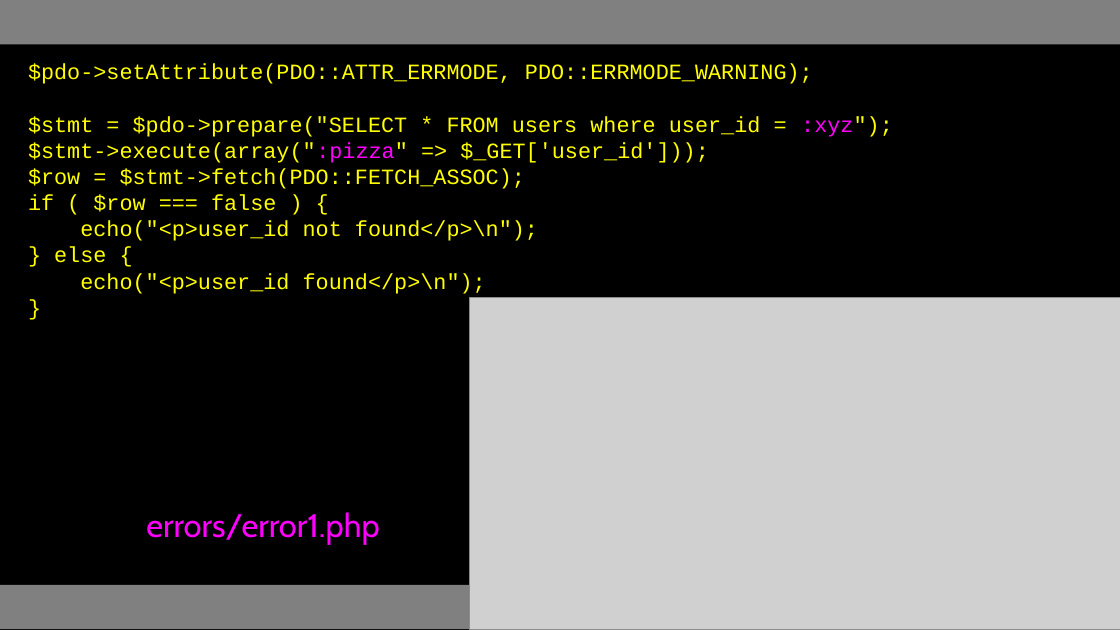
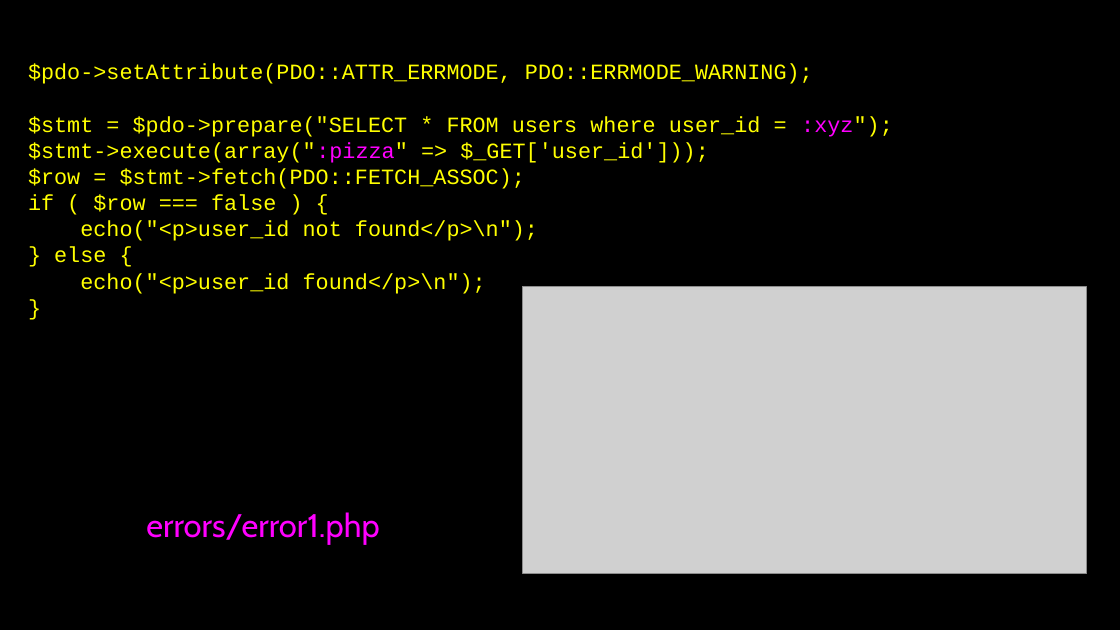
Before and after one commit to csev/wa4e, a slide deck: slide 41 of lectures/PHP-08-MySQL-PDO.ppt. Drawn at 1120x630 pixels with LibreOffice and Linux fonts; fonts in the diff are those of the drawing; grey boxes stand for pictures. Boxes give left, top, right and bottom in pixels: in the first picture for what was removed or moved away, otherwise in the second. Text is boxed around its words. In the diff, an @@ line names an element or a change of style, - is before the commit and + after.

```diff
--- a/lectures/PHP-08-MySQL-PDO.ppt
+++ b/lectures/PHP-08-MySQL-PDO.ppt
@@ rectangle removed at <box>0,0,1120,45</box> @@
@@ picture: place and size @@
-picture at <box>469,298,1120,630</box>
+picture at <box>523,287,1088,573</box>
@@ rectangle removed at <box>0,585,1120,629</box> @@
```
Also in this commit, not shown: 48 other slides changed.
